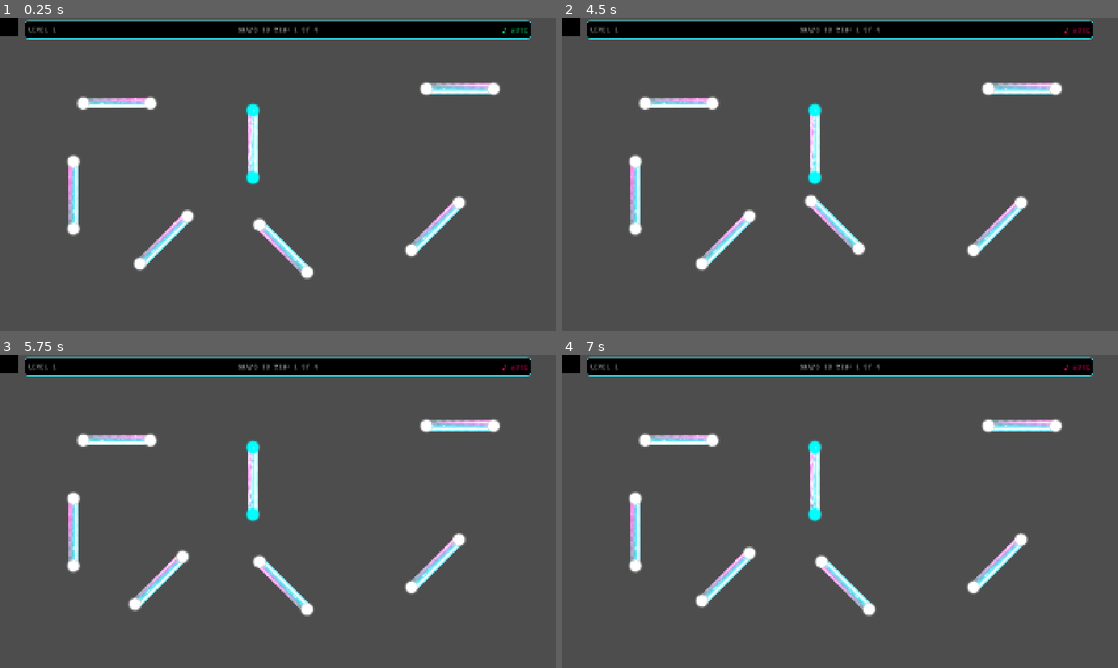
Above: before the commit, frames 1-4 (two rows, left to right).
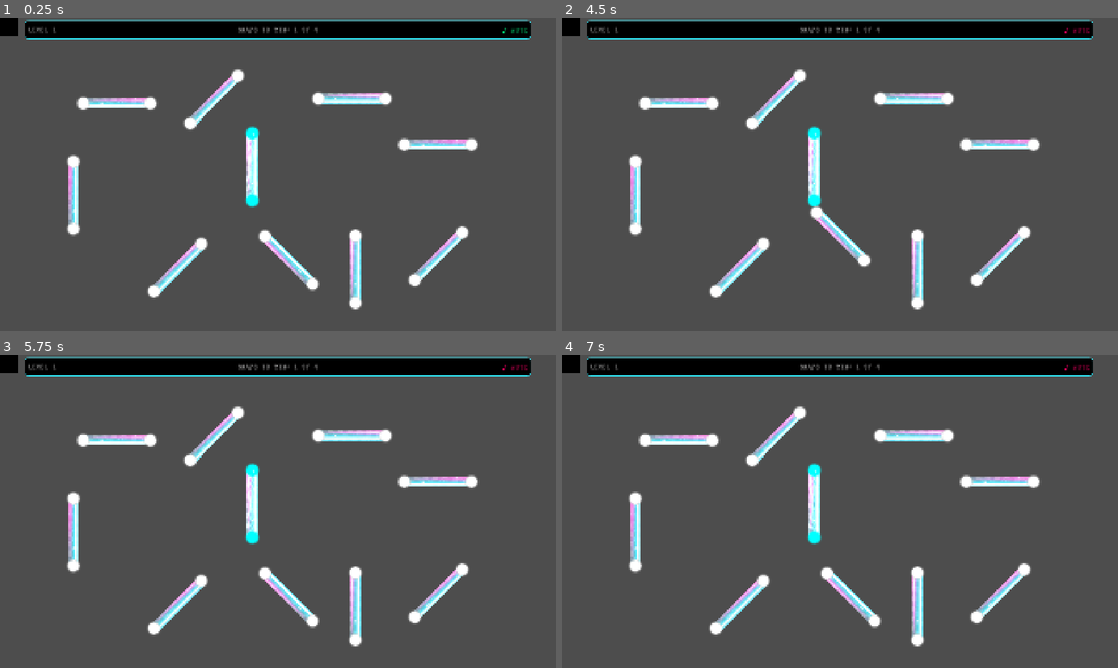
Above: after the commit, the same moments.

Repository: CarlesRa/Harmony-Waves
Game: Godot game, scene res://scenes/main_game.tscn
The game is run twice, just before and just after one commit, with the same random seed, the same clock (stepped at 60 frames per second) and the same inputs. Video files are missing from this copy of the repository; at most half a second of black plays in their place. Sound files missing from this copy of the repository are replaced by a short silence.
Inputs (mouse positions are in pixels of both pictures, inside the frame that each line leads up to):
- Up to frame 1 (0.25 s): no input
- Up to frame 2 (4.5 s): drag from (812, 143) to (678, 102) at 0.52 s; click "♪ MUTE" at 1.25 s; drag from (678, 102) to (812, 143) at 2.02 s; move the mouse to (1023, 89) at 2.77 s; click (1023, 89) at 2.92 s; drag from (634, 196) to (812, 111) at 3.52 s; drag from (845, 249) to (812, 177) at 4.27 s
- Up to frame 3 (5.75 s): drag from (161, 577) to (250, 514) at 5.02 s
- Up to frame 4 (7 s): move the mouse to (995, 564) at 5.77 s; click (995, 564) at 5.92 s; drag from (756, 433) to (1056, 426) at 6.52 s

The runs differ from the first frame. In frame 1, 5.9% of the frame differs, in the area x 24-91%, y 16-94%; in frame 2, 5.8%; in frame 3, 5.9%, in the area x 23-91%, y 16-94%; in frame 4, 5.9%.

Commit message:
lavel04 added

Diff:
--- a/scenes/levels/level_01.tscn
+++ b/scenes/levels/level_01.tscn
@@ -11,7 +11,7 @@
 script = ExtResource("1_qdh5e")
 
 [node name="WavePiece" parent="." instance=ExtResource("1_m802k")]
-position = Vector2(873.00006, 436)
+position = Vector2(871, 515)
 is_piece_connected = true
 music_stream = ExtResource("6_kfebt")
 C1_connector_id = -1
@@ -30,7 +30,7 @@
 C2_target_id = 3
 
 [node name="WavePiece3" parent="." instance=ExtResource("1_m802k")]
-position = Vector2(1587.0001, 244)
+position = Vector2(1511, 437)
 rotation = 1.5707964
 music_stream = ExtResource("5_t0hvh")
 piece_id = 2
@@ -48,15 +48,30 @@
 C2_target_id = -1
 
 [node name="Fake_piece_01" parent="." instance=ExtResource("1_m802k")]
-position = Vector2(979.0001, 797.00006)
+position = Vector2(998.0001, 837.00006)
 rotation = -0.7853982
 C1_connector_id = -10
 C1_target_id = -10
 C2_connector_id = -10
 C2_target_id = -10
 
+[node name="Fake_piece_05" parent="." instance=ExtResource("1_m802k")]
+position = Vector2(1214, 278.00006)
+rotation = 1.5707964
+C1_connector_id = -10
+C1_target_id = -10
+C2_connector_id = -10
+C2_target_id = -10
+
+[node name="Fake_piece_06" parent="." instance=ExtResource("1_m802k")]
+position = Vector2(1227, 869)
+C1_connector_id = -10
+C1_target_id = -10
+C2_connector_id = -10
+C2_target_id = -10
+
 [node name="Fake_piece_02" parent="." instance=ExtResource("1_m802k")]
-position = Vector2(564, 766.9999)
+position = Vector2(612, 862)
 rotation = 0.7853982
 C1_connector_id = -10
 C1_target_id = -10
@@ -64,9 +79,17 @@
 C2_target_id = -10
 
 [node name="Fake_piece_03" parent="." instance=ExtResource("1_m802k")]
-position = Vector2(1502.0001, 720.00006)
+position = Vector2(1513.0001, 822.99994)
 rotation = 0.7853982
 C1_connector_id = -10
 C1_target_id = -10
 C2_connector_id = -10
 C2_target_id = -10
+
+[node name="Fake_piece_04" parent="." instance=ExtResource("1_m802k")]
+position = Vector2(738, 281.99994)
+rotation = 0.7853982
+C1_connector_id = -10
+C1_target_id = -10
+C2_connector_id = -10
+C2_target_id = -10
--- a/scenes/levels/level_02.tscn
+++ b/scenes/levels/level_02.tscn
@@ -13,7 +13,7 @@
 script = ExtResource("1_vq1pa")
 
 [node name="WavePiece" parent="." instance=ExtResource("1_f5vym")]
-position = Vector2(738, 386.99994)
+position = Vector2(760.00006, 455)
 rotation = 0.7853982
 is_piece_connected = true
 music_stream = ExtResource("3_ppbiy")
@@ -23,64 +23,64 @@
 C2_target_id = 2
 
 [node name="WavePiece2" parent="." instance=ExtResource("1_f5vym")]
-position = Vector2(354, 470)
-rotation = 1.5707964
+position = Vector2(1564, 606.00006)
+rotation = -0.7853982
 music_stream = ExtResource("4_c6rld")
 piece_id = 1
-C1_connector_id = -10
-C1_target_id = 3
-C2_connector_id = 1
-C2_target_id = -10
+C1_connector_id = 2
+C1_target_id = -20
+C2_connector_id = 3
+C2_target_id = 4
 
 [node name="WavePiece3" parent="." instance=ExtResource("1_f5vym")]
-position = Vector2(279, 859)
-rotation = -0.7853982
+position = Vector2(1495, 749)
+rotation = 1.5707964
 music_stream = ExtResource("5_yklhy")
 piece_id = 2
-C1_connector_id = 3
-C1_target_id = -10
+C1_connector_id = 5
+C1_target_id = 6
 C2_connector_id = 4
+C2_target_id = 3
+
+[node name="WavePiece4" parent="." instance=ExtResource("1_f5vym")]
+position = Vector2(1448, 307)
+rotation = 0.7853982
+music_stream = ExtResource("6_o4ql5")
+piece_id = 3
+C1_connector_id = 7
+C1_target_id = 8
+C2_connector_id = 6
 C2_target_id = 5
 
-[node name="WavePiece4" parent="." instance=ExtResource("1_f5vym")]
-position = Vector2(1205.0001, 264.00006)
+[node name="WavePiece5" parent="." instance=ExtResource("1_f5vym")]
+position = Vector2(1071, 922)
 rotation = -0.7853982
-music_stream = ExtResource("6_o4ql5")
-piece_id = 3
-C1_connector_id = 2
-C1_target_id = -20
-C2_connector_id = 6
-C2_target_id = 8
-
-[node name="WavePiece5" parent="." instance=ExtResource("1_f5vym")]
-position = Vector2(1312, 755)
-rotation = 0.7853982
 music_stream = ExtResource("7_4hx2o")
 piece_id = 4
-C1_connector_id = 5
-C1_target_id = -10
-C2_connector_id = 6
+C1_connector_id = 9
+C1_target_id = 10
+C2_connector_id = 8
 C2_target_id = 7
 
 [node name="WavePiece6" parent="." instance=ExtResource("1_f5vym")]
-position = Vector2(321, 229)
+position = Vector2(433, 196)
 rotation = 1.5707964
 music_stream = ExtResource("8_km0xc")
 piece_id = 5
-C1_connector_id = 7
-C1_target_id = 6
-C2_connector_id = 8
-C2_target_id = 9
+C1_connector_id = 10
+C1_target_id = 9
+C2_connector_id = 1
+C2_target_id = -60
 
 [node name="fake" parent="." instance=ExtResource("1_f5vym")]
-position = Vector2(1721.9999, 773.00006)
+position = Vector2(678, 880)
 C1_connector_id = -50
 C1_target_id = -50
 C2_connector_id = -50
 C2_target_id = -50
 
 [node name="fake2" parent="." instance=ExtResource("1_f5vym")]
-position = Vector2(1691, 229.00009)
+position = Vector2(409.00012, 905.0001)
 rotation = -0.7853982
 C1_connector_id = -50
 C1_target_id = -50
@@ -88,7 +88,7 @@
 C2_target_id = -50
 
 [node name="fake3" parent="." instance=ExtResource("1_f5vym")]
-position = Vector2(655.00006, 841.00006)
+position = Vector2(446.00006, 808.00006)
 rotation = -0.7853982
 C1_connector_id = -50
 C1_target_id = -50
@@ -96,7 +96,7 @@
 C2_target_id = -50
 
 [node name="fake4" parent="." instance=ExtResource("1_f5vym")]
-position = Vector2(1507, 411)
+position = Vector2(443, 506.00006)
 rotation = 0.7853982
 C1_connector_id = -50
 C1_target_id = -50
--- a/scenes/levels/level_03.tscn
+++ b/scenes/levels/level_03.tscn
@@ -24,7 +24,7 @@
 C2_target_id = 2
 
 [node name="WavePiece2" parent="." instance=ExtResource("2_dkd5g")]
-position = Vector2(1104, 309.99997)
+position = Vector2(436, 507.99997)
 rotation = -0.3926991
 music_stream = ExtResource("4_iaubp")
 piece_id = 1
@@ -33,7 +33,7 @@
 C2_target_id = 3
 
 [node name="WavePiece3" parent="." instance=ExtResource("2_dkd5g")]
-position = Vector2(659.00006, 504)
+position = Vector2(276, 259)
 rotation = 0.7853982
 music_stream = ExtResource("6_j33in")
 piece_id = 2
@@ -43,7 +43,7 @@
 C2_target_id = 15
 
 [node name="WavePiece4" parent="." instance=ExtResource("2_dkd5g")]
-position = Vector2(1185, 539)
+position = Vector2(1531.0001, 254)
 rotation = -0.7853982
 music_stream = ExtResource("7_7oqvy")
 piece_id = 3
@@ -53,7 +53,7 @@
 C2_target_id = 6
 
 [node name="WavePiece5" parent="." instance=ExtResource("2_dkd5g")]
-position = Vector2(702, 748.00006)
+position = Vector2(354, 822.00006)
 rotation = -0.6457718
 music_stream = ExtResource("9_1uqhn")
 piece_id = 4
@@ -63,7 +63,7 @@
 C2_target_id = 13
 
 [node name="WavePiece6" parent="." instance=ExtResource("2_dkd5g")]
-position = Vector2(843, 915)
+position = Vector2(907, 200)
 rotation = 1.5707964
 music_stream = ExtResource("11_tipwo")
 piece_id = 5
@@ -73,7 +73,7 @@
 C2_target_id = 14
 
 [node name="WavePiece7" parent="." instance=ExtResource("2_dkd5g")]
-position = Vector2(1143, 755)
+position = Vector2(1370, 604)
 rotation = 0.6457718
 music_stream = ExtResource("9_hvqp8")
 piece_id = 6
@@ -81,3 +81,34 @@
 C1_target_id = 5
 C2_connector_id = 7
 C2_target_id = 8
+
+[node name="FakePiece" parent="." instance=ExtResource("2_dkd5g")]
+position = Vector2(1699, 820)
+C1_connector_id = -200
+C1_target_id = -200
+C2_connector_id = -200
+C2_target_id = -200
+
+[node name="FakePiece2" parent="." instance=ExtResource("2_dkd5g")]
+position = Vector2(203.00012, 661.0001)
+rotation = 0.7853982
+C1_connector_id = -200
+C1_target_id = -200
+C2_connector_id = -200
+C2_target_id = -200
+
+[node name="FakePiece3" parent="." instance=ExtResource("2_dkd5g")]
+position = Vector2(1398, 870)
+rotation = -0.7853982
+C1_connector_id = -200
+C1_target_id = -200
+C2_connector_id = -200
+C2_target_id = -200
+
+[node name="FakePiece4" parent="." instance=ExtResource("2_dkd5g")]
+position = Vector2(1405, 414)
+rotation = 1.5707964
+C1_connector_id = -200
+C1_target_id = -200
+C2_connector_id = -200
+C2_target_id = -200
--- /dev/null
+++ b/scenes/levels/level_04.tscn
@@ -0,0 +1,144 @@
+[gd_scene load_steps=13 format=3 uid="uid://br7s2v2cid27c"]
+
+[ext_resource type="Script" uid="uid://cynfwgjgp3862" path="res://scripts/levels/level_04.gd" id="1_76vq8"]
+[ext_resource type="PackedScene" uid="uid://bpgkikg2nlrl0" path="res://scenes/shared/wave_piece_base.tscn" id="1_up1bk"]
+[ext_resource type="AudioStream" uid="uid://bfh40qsax30x8" path="res://assets/music/level_04/1.wav" id="2_07dqf"]
+[ext_resource type="AudioStream" uid="uid://c4rrvie6v3lhm" path="res://assets/music/level_04/2.wav" id="3_76vq8"]
+[ext_resource type="AudioStream" uid="uid://d0hdnkkxfqobh" path="res://assets/music/level_04/3.wav" id="4_tdc43"]
+[ext_resource type="AudioStream" uid="uid://dqnxieaih6fb0" path="res://assets/music/level_04/4.wav" id="5_03g8n"]
+[ext_resource type="AudioStream" uid="uid://dxv5slkngdjht" path="res://assets/music/level_04/5.wav" id="6_d1lip"]
+[ext_resource type="AudioStream" uid="uid://b7bct16cputip" path="res://assets/music/level_04/6.wav" id="7_o3rdr"]
+[ext_resource type="AudioStream" uid="uid://du7up03jtq6f1" path="res://assets/music/level_04/7.wav" id="8_lr2mp"]
+[ext_resource type="AudioStream" uid="uid://ptuawigf8diy" path="res://assets/music/level_04/8.wav" id="9_vmerw"]
+[ext_resource type="AudioStream" uid="uid://cv0dgm13fhxqu" path="res://assets/music/level_04/9.wav" id="10_x1re1"]
+[ext_resource type="AudioStream" uid="uid://m2n01fxrl4x0" path="res://assets/music/level_04/10.wav" id="11_sibhc"]
+
+[node name="Level04" type="Node2D"]
+script = ExtResource("1_76vq8")
+
+[node name="WavePiece" parent="." instance=ExtResource("1_up1bk")]
+position = Vector2(732, 337.00006)
+rotation = 0.7853982
+is_piece_connected = true
+music_stream = ExtResource("2_07dqf")
+C1_connector_id = -10
+C1_target_id = -10
+C2_connector_id = -10
+C2_target_id = 1
+
+[node name="WavePiece2" parent="." instance=ExtResource("1_up1bk")]
+position = Vector2(1353, 810)
+music_stream = ExtResource("3_76vq8")
+piece_id = 1
+C1_target_id = -20
+C2_connector_id = -20
+C2_target_id = 2
+
+[node name="WavePiece3" parent="." instance=ExtResource("1_up1bk")]
+position = Vector2(1545, 799.00006)
+rotation = -0.7853982
+music_stream = ExtResource("4_tdc43")
+piece_id = 2
+C1_connector_id = 2
+C1_target_id = -30
+C2_connector_id = -30
+C2_target_id = 3
+
+[node name="WavePiece4" parent="." instance=ExtResource("1_up1bk")]
+position = Vector2(1156, 207)
+rotation = -1.5707964
+music_stream = ExtResource("5_03g8n")
+piece_id = 3
+C1_connector_id = 3
+C1_target_id = -40
+C2_connector_id = -40
+C2_target_id = 4
+
+[node name="WavePiece5" parent="." instance=ExtResource("1_up1bk")]
+position = Vector2(239.00012, 737.0001)
+rotation = 0.7853982
+scale = Vector2(0.99999994, 0.99999994)
+music_stream = ExtResource("7_o3rdr")
+piece_id = 5
+C1_connector_id = -50
+C1_target_id = 5
+C2_connector_id = 4
+C2_target_id = -50
+
+[node name="WavePiece6" parent="." instance=ExtResource("1_up1bk")]
+position = Vector2(500, 628)
+music_stream = ExtResource("6_d1lip")
+piece_id = 4
+C1_connector_id = -50
+C1_target_id = 6
+C2_connector_id = 5
+C2_target_id = -50
+
+[node name="WavePiece7" parent="." instance=ExtResource("1_up1bk")]
+position = Vector2(484.00012, 842)
+rotation = -0.7853982
+music_stream = ExtResource("9_vmerw")
+piece_id = 7
+C1_connector_id = -70
+C1_target_id = 7
+C2_connector_id = 6
+C2_target_id = -70
+
+[node name="WavePiece8" parent="." instance=ExtResource("1_up1bk")]
+position = Vector2(978, 379.99997)
+rotation = 0.7853982
+music_stream = ExtResource("10_x1re1")
+piece_id = 8
+C1_connector_id = 7
+C1_target_id = -90
+C2_connector_id = -90
+C2_target_id = 8
+
+[node name="WavePiece9" parent="." instance=ExtResource("1_up1bk")]
+position = Vector2(202, 326)
+music_stream = ExtResource("8_lr2mp")
+piece_id = 6
+C1_connector_id = 8
+C1_target_id = -90
+C2_connector_id = -90
+C2_target_id = 9
+
+[node name="WavePiece10" parent="." instance=ExtResource("1_up1bk")]
+position = Vector2(427, 216)
+rotation = -1.5707964
+music_stream = ExtResource("11_sibhc")
+piece_id = 9
+C1_connector_id = 9
+C1_target_id = -100
+C2_connector_id = -100
+C2_target_id = -100
+
+[node name="FakePiece" parent="." instance=ExtResource("1_up1bk")]
+position = Vector2(1581, 589)
+C1_connector_id = -200
+C1_target_id = -200
+C2_connector_id = -200
+C2_target_id = -200
+
+[node name="FakePiece2" parent="." instance=ExtResource("1_up1bk")]
+position = Vector2(1688, 301)
+C1_connector_id = -200
+C1_target_id = -200
+C2_connector_id = -200
+C2_target_id = -200
+
+[node name="FakePiece3" parent="." instance=ExtResource("1_up1bk")]
+position = Vector2(1446.0002, 307.00012)
+rotation = -0.7853982
+C1_connector_id = -200
+C1_target_id = -200
+C2_connector_id = -200
+C2_target_id = -200
+
+[node name="FakePiece4" parent="." instance=ExtResource("1_up1bk")]
+position = Vector2(422, 361)
+rotation = 0.7853982
+C1_connector_id = -200
+C1_target_id = -200
+C2_connector_id = -200
+C2_target_id = -200
--- a/scripts/levels/level_01.gd
+++ b/scripts/levels/level_01.gd
@@ -1,7 +1,4 @@
 extends Node2D
-
-@export var level_bpm: float = 90.0
-@export var level_loop_beats_duration: float = 32.0
 
 func _ready() -> void:
 	GameManager.snaps_to_win = 4
--- a/scripts/levels/level_03.gd
+++ b/scripts/levels/level_03.gd
@@ -1,7 +1,4 @@
 extends Node2D
-
-@export var level_bpm: float = 100.0
-@export var level_loop_beats_duration: float = 16.0
 
 func _ready() -> void:
 	GameManager.snaps_to_win = 7
--- /dev/null
+++ b/scripts/levels/level_04.gd
@@ -0,0 +1,7 @@
+extends Node2D
+
+func _ready() -> void:
+	GameManager.snaps_to_win = 10
+	GameManager.current_snaps = 1
+	await get_tree().process_frame
+	AudioManager._start_all_piece_players()
Not shown, added: scripts/levels/level_04.gd.uid
Not shown, added: assets/music/level_04/1.wav
Not shown, added: assets/music/level_04/10.wav
Not shown, added: assets/music/level_04/2.wav
Not shown, added: assets/music/level_04/3.wav
Not shown, added: assets/music/level_04/4.wav
Not shown, added: assets/music/level_04/5.wav
Not shown, added: assets/music/level_04/6.wav
Not shown, added: assets/music/level_04/7.wav
Not shown, added: assets/music/level_04/8.wav
Not shown, added: assets/music/level_04/9.wav
